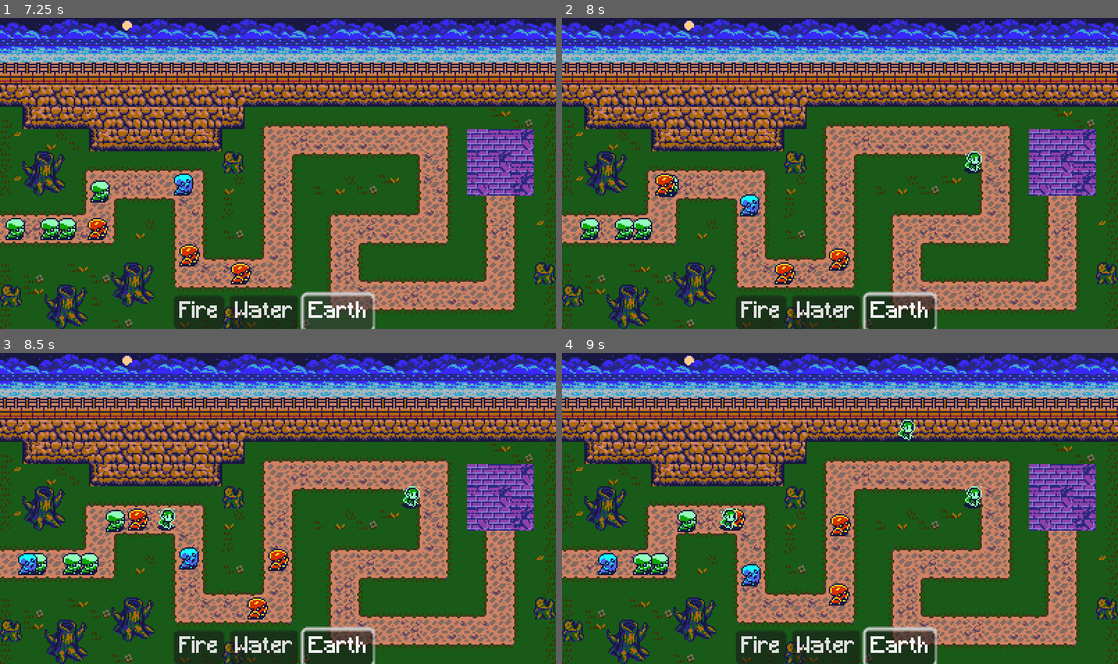
Above: before the commit, frames 1-4 (two rows, left to right).
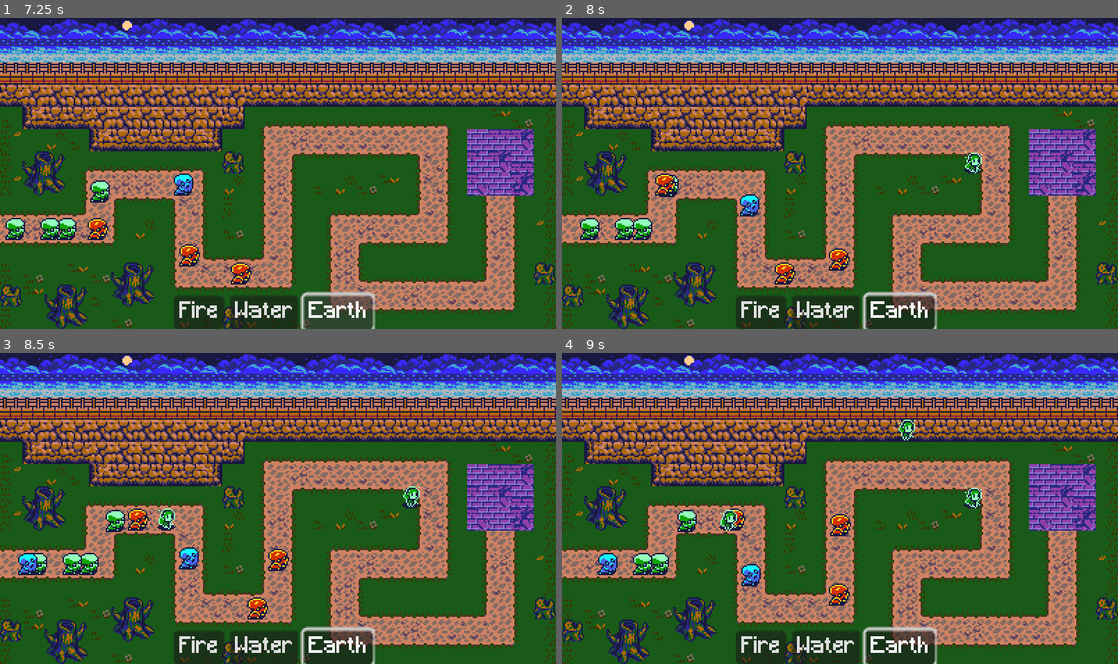
Above: after the commit, the same moments.

Repository: jake6724/tower_defense_jam
Game: Godot game, scene res://scenes/Main.tscn
The game is run twice, just before and just after one commit, with the same random seed, the same clock (stepped at 60 frames per second) and the same inputs.
Inputs (mouse positions are in pixels of both pictures, inside the frame that each line leads up to):
- Up to frame 1 (7.25 s): click "Fire" at 0.5 s; click "Water" at 1.25 s; click "Earth" at 2 s; click "Fire" at 2.75 s; click "Water" at 3.5 s; click "Earth" at 4.25 s; click "Fire" at 5 s; click "Water" at 5.75 s; click "Earth" at 6.5 s
- Up to frame 2 (8 s): move the mouse to (962, 157) at 7.27 s; click (962, 157) at 7.35 s
- Up to frame 3 (8.5 s): drag from (166, 524) to (278, 595) at 8.02 s
- Up to frame 4 (9 s): move the mouse to (895, 440) at 8.77 s; tap D (move_camera_right) at 8.85 s; click (895, 440) at 8.92 s

Frame 1 is identical in both runs. In frame 2, 0.1% of the frame differs, in the area x 72-76%, y 42-50%; in frame 3, less than 0.1%; in frame 4, 0.2%, in the area x 28-76%, y 24-58%.
Error before the commit: Cannot call method 'play' on a null value. (res://scripts/towers/tower.gd:48)

Commit message:
Add tower idle animations

Diff:
--- a/data/wave_1.tres
+++ b/data/wave_1.tres
@@ -4,4 +4,4 @@
 
 [resource]
 script = ExtResource("1_ixo4d")
-data = Array[int]([2, 1, 0, 0, 2, 2, 0, 2, 1, 0, 0, 1, 2, 0, 0, 0, 0, 0, 0, 0, 0, 0, 0, 0, 0, 0, 0, 0, 0, 0, 0, 0, 0, 0, 0, 0, 0, 0, 0, 0, 0, 0, 0, 0, 0, 0, 0, 0, 0, 0])
+data = Array[int]([2, 1, 0, 0, 2, 2, 0, 2, 1, 0, 0])
--- a/project.godot
+++ b/project.godot
@@ -27,6 +27,8 @@
 window/size/mode=3
 window/stretch/mode="viewport"
 window/stretch/scale_mode="integer"
+window/snap/snap_2d_vertices_to_pixel=false
+window/snap/snap_2d_transforms_to_pixel=false
 
 [input]
 
--- a/scenes/enemies/FireEnemy.tscn
+++ b/scenes/enemies/FireEnemy.tscn
@@ -20,5 +20,3 @@
 z_index = 1
 position = Vector2(8, 8)
 shape = SubResource("CircleShape2D_ikns8")
-
-[node name="AnimationPlayer" type="AnimationPlayer" parent="."]
--- a/scenes/towers/EarthTower.tscn
+++ b/scenes/towers/EarthTower.tscn
@@ -1,10 +1,120 @@
-[gd_scene load_steps=4 format=3 uid="uid://fbdpqm6a86de"]
+[gd_scene load_steps=7 format=3 uid="uid://fbdpqm6a86de"]
 
 [ext_resource type="Script" uid="uid://2cbqjtg2g3gj" path="res://scripts/towers/earth_tower.gd" id="1_kuede"]
-[ext_resource type="Texture2D" uid="uid://dmda72qgk1nbj" path="res://assets/art/sprites/spr_tower_earth.png" id="2_nus1c"]
+[ext_resource type="Texture2D" uid="uid://dh30ocxr6uk5n" path="res://assets/art/sprites/spr_tower_earth_idle.png" id="2_nus1c"]
 
 [sub_resource type="CircleShape2D" id="CircleShape2D_tncdu"]
 radius = 10.4403
+
+[sub_resource type="Animation" id="Animation_nus1c"]
+resource_name = "idle"
+loop_mode = 1
+step = 0.25
+tracks/0/type = "value"
+tracks/0/imported = false
+tracks/0/enabled = true
+tracks/0/path = NodePath("Sprite2D:texture")
+tracks/0/interp = 1
+tracks/0/loop_wrap = true
+tracks/0/keys = {
+"times": PackedFloat32Array(0),
+"transitions": PackedFloat32Array(1),
+"update": 1,
+"values": [ExtResource("2_nus1c")]
+}
+tracks/1/type = "value"
+tracks/1/imported = false
+tracks/1/enabled = true
+tracks/1/path = NodePath("Sprite2D:hframes")
+tracks/1/interp = 1
+tracks/1/loop_wrap = true
+tracks/1/keys = {
+"times": PackedFloat32Array(0),
+"transitions": PackedFloat32Array(1),
+"update": 1,
+"values": [4]
+}
+tracks/2/type = "value"
+tracks/2/imported = false
+tracks/2/enabled = true
+tracks/2/path = NodePath("Sprite2D:vframes")
+tracks/2/interp = 1
+tracks/2/loop_wrap = true
+tracks/2/keys = {
+"times": PackedFloat32Array(0),
+"transitions": PackedFloat32Array(1),
+"update": 1,
+"values": [1]
+}
+tracks/3/type = "value"
+tracks/3/imported = false
+tracks/3/enabled = true
+tracks/3/path = NodePath("Sprite2D:frame")
+tracks/3/interp = 1
+tracks/3/loop_wrap = true
+tracks/3/keys = {
+"times": PackedFloat32Array(0, 0.25, 0.5, 0.75),
+"transitions": PackedFloat32Array(1, 1, 1, 1),
+"update": 1,
+"values": [0, 1, 2, 3]
+}
+
+[sub_resource type="Animation" id="Animation_tncdu"]
+length = 0.001
+tracks/0/type = "value"
+tracks/0/imported = false
+tracks/0/enabled = true
+tracks/0/path = NodePath("Sprite2D:texture")
+tracks/0/interp = 1
+tracks/0/loop_wrap = true
+tracks/0/keys = {
+"times": PackedFloat32Array(0),
+"transitions": PackedFloat32Array(1),
+"update": 1,
+"values": [ExtResource("2_nus1c")]
+}
+tracks/1/type = "value"
+tracks/1/imported = false
+tracks/1/enabled = true
+tracks/1/path = NodePath("Sprite2D:hframes")
+tracks/1/interp = 1
+tracks/1/loop_wrap = true
+tracks/1/keys = {
+"times": PackedFloat32Array(0),
+"transitions": PackedFloat32Array(1),
+"update": 1,
+"values": [4]
+}
+tracks/2/type = "value"
+tracks/2/imported = false
+tracks/2/enabled = true
+tracks/2/path = NodePath("Sprite2D:vframes")
+tracks/2/interp = 1
+tracks/2/loop_wrap = true
+tracks/2/keys = {
+"times": PackedFloat32Array(0),
+"transitions": PackedFloat32Array(1),
+"update": 1,
+"values": [1]
+}
+tracks/3/type = "value"
+tracks/3/imported = false
+tracks/3/enabled = true
+tracks/3/path = NodePath("Sprite2D:frame")
+tracks/3/interp = 1
+tracks/3/loop_wrap = true
+tracks/3/keys = {
+"times": PackedFloat32Array(0),
+"transitions": PackedFloat32Array(1),
+"update": 1,
+"values": [0]
+}
+
+[sub_resource type="AnimationLibrary" id="AnimationLibrary_tncdu"]
+_data = {
+&"RESET": SubResource("Animation_tncdu"),
+&"idle": SubResource("Animation_nus1c")
+}
 
 [node name="EarthTower" type="Node2D"]
 script = ExtResource("1_kuede")
@@ -15,6 +125,7 @@
 scale = Vector2(0.968085, 0.993624)
 texture = ExtResource("2_nus1c")
 centered = false
+hframes = 4
 
 [node name="Area2D" type="Area2D" parent="."]
 
@@ -22,3 +133,8 @@
 position = Vector2(8, 8)
 scale = Vector2(1, 1.04698)
 shape = SubResource("CircleShape2D_tncdu")
+
+[node name="AnimationPlayer" type="AnimationPlayer" parent="."]
+libraries = {
+&"": SubResource("AnimationLibrary_tncdu")
+}
--- a/scenes/towers/FireTower.tscn
+++ b/scenes/towers/FireTower.tscn
@@ -1,10 +1,120 @@
-[gd_scene load_steps=4 format=3 uid="uid://mfpy8qxjx58x"]
+[gd_scene load_steps=7 format=3 uid="uid://mfpy8qxjx58x"]
 
 [ext_resource type="Script" uid="uid://bovy1ah2pivrm" path="res://scripts/towers/fire_tower.gd" id="1_8vcdi"]
-[ext_resource type="Texture2D" uid="uid://npdjrbrabd6a" path="res://assets/placeholders/spr_tower_fire.png" id="2_bfb4r"]
+[ext_resource type="Texture2D" uid="uid://c3em678h7o11n" path="res://assets/art/sprites/spr_tower_fire_idle.png" id="2_bfb4r"]
 
 [sub_resource type="CircleShape2D" id="CircleShape2D_53w0b"]
 radius = 10.4403
+
+[sub_resource type="Animation" id="Animation_53w0b"]
+resource_name = "idle"
+loop_mode = 1
+step = 0.25
+tracks/0/type = "value"
+tracks/0/imported = false
+tracks/0/enabled = true
+tracks/0/path = NodePath("Sprite2D:texture")
+tracks/0/interp = 1
+tracks/0/loop_wrap = true
+tracks/0/keys = {
+"times": PackedFloat32Array(0),
+"transitions": PackedFloat32Array(1),
+"update": 1,
+"values": [ExtResource("2_bfb4r")]
+}
+tracks/1/type = "value"
+tracks/1/imported = false
+tracks/1/enabled = true
+tracks/1/path = NodePath("Sprite2D:hframes")
+tracks/1/interp = 1
+tracks/1/loop_wrap = true
+tracks/1/keys = {
+"times": PackedFloat32Array(0),
+"transitions": PackedFloat32Array(1),
+"update": 1,
+"values": [4]
+}
+tracks/2/type = "value"
+tracks/2/imported = false
+tracks/2/enabled = true
+tracks/2/path = NodePath("Sprite2D:vframes")
+tracks/2/interp = 1
+tracks/2/loop_wrap = true
+tracks/2/keys = {
+"times": PackedFloat32Array(0),
+"transitions": PackedFloat32Array(1),
+"update": 1,
+"values": [1]
+}
+tracks/3/type = "value"
+tracks/3/imported = false
+tracks/3/enabled = true
+tracks/3/path = NodePath("Sprite2D:frame")
+tracks/3/interp = 1
+tracks/3/loop_wrap = true
+tracks/3/keys = {
+"times": PackedFloat32Array(0, 0.25, 0.5, 0.75),
+"transitions": PackedFloat32Array(1, 1, 1, 1),
+"update": 1,
+"values": [0, 1, 2, 3]
+}
+
+[sub_resource type="Animation" id="Animation_bfb4r"]
+length = 0.001
+tracks/0/type = "value"
+tracks/0/imported = false
+tracks/0/enabled = true
+tracks/0/path = NodePath("Sprite2D:texture")
+tracks/0/interp = 1
+tracks/0/loop_wrap = true
+tracks/0/keys = {
+"times": PackedFloat32Array(0),
+"transitions": PackedFloat32Array(1),
+"update": 1,
+"values": [ExtResource("2_bfb4r")]
+}
+tracks/1/type = "value"
+tracks/1/imported = false
+tracks/1/enabled = true
+tracks/1/path = NodePath("Sprite2D:hframes")
+tracks/1/interp = 1
+tracks/1/loop_wrap = true
+tracks/1/keys = {
+"times": PackedFloat32Array(0),
+"transitions": PackedFloat32Array(1),
+"update": 1,
+"values": [4]
+}
+tracks/2/type = "value"
+tracks/2/imported = false
+tracks/2/enabled = true
+tracks/2/path = NodePath("Sprite2D:vframes")
+tracks/2/interp = 1
+tracks/2/loop_wrap = true
+tracks/2/keys = {
+"times": PackedFloat32Array(0),
+"transitions": PackedFloat32Array(1),
+"update": 1,
+"values": [1]
+}
+tracks/3/type = "value"
+tracks/3/imported = false
+tracks/3/enabled = true
+tracks/3/path = NodePath("Sprite2D:frame")
+tracks/3/interp = 1
+tracks/3/loop_wrap = true
+tracks/3/keys = {
+"times": PackedFloat32Array(0),
+"transitions": PackedFloat32Array(1),
+"update": 1,
+"values": [0]
+}
+
+[sub_resource type="AnimationLibrary" id="AnimationLibrary_0mo5k"]
+_data = {
+&"RESET": SubResource("Animation_bfb4r"),
+&"idle": SubResource("Animation_53w0b")
+}
 
 [node name="FireTower" type="Node2D"]
 z_index = 1
@@ -16,10 +126,17 @@
 scale = Vector2(1, 0.995824)
 texture = ExtResource("2_bfb4r")
 centered = false
+hframes = 4
 
 [node name="Area2D" type="Area2D" parent="."]
 
 [node name="CollisionShape2D" type="CollisionShape2D" parent="Area2D"]
+visible = false
 position = Vector2(8, 8)
 scale = Vector2(1, 1.04698)
 shape = SubResource("CircleShape2D_53w0b")
+
+[node name="AnimationPlayer" type="AnimationPlayer" parent="."]
+libraries = {
+&"": SubResource("AnimationLibrary_0mo5k")
+}
--- a/scenes/towers/WaterTower.tscn
+++ b/scenes/towers/WaterTower.tscn
@@ -1,10 +1,96 @@
-[gd_scene load_steps=4 format=3 uid="uid://d1tpevjl5vidt"]
+[gd_scene load_steps=7 format=3 uid="uid://d1tpevjl5vidt"]
 
 [ext_resource type="Script" uid="uid://bs1crrmnj0jcg" path="res://scripts/towers/water_tower.gd" id="1_vodop"]
-[ext_resource type="Texture2D" uid="uid://bj7sm470wvn3" path="res://assets/art/sprites/spr_tower_water.png" id="2_i5ies"]
+[ext_resource type="Texture2D" uid="uid://bl0s2x653xn2u" path="res://assets/art/sprites/spr_tower_water_idle.png" id="2_i5ies"]
 
 [sub_resource type="CircleShape2D" id="CircleShape2D_5t26u"]
 radius = 10.4403
+
+[sub_resource type="Animation" id="Animation_i5ies"]
+resource_name = "idle"
+loop_mode = 1
+step = 0.25
+tracks/0/type = "value"
+tracks/0/imported = false
+tracks/0/enabled = true
+tracks/0/path = NodePath("Sprite2D:texture")
+tracks/0/interp = 1
+tracks/0/loop_wrap = true
+tracks/0/keys = {
+"times": PackedFloat32Array(0),
+"transitions": PackedFloat32Array(1),
+"update": 1,
+"values": [ExtResource("2_i5ies")]
+}
+tracks/1/type = "value"
+tracks/1/imported = false
+tracks/1/enabled = true
+tracks/1/path = NodePath("Sprite2D:hframes")
+tracks/1/interp = 1
+tracks/1/loop_wrap = true
+tracks/1/keys = {
+"times": PackedFloat32Array(0),
+"transitions": PackedFloat32Array(1),
+"update": 1,
+"values": [4]
+}
+tracks/2/type = "value"
+tracks/2/imported = false
+tracks/2/enabled = true
+tracks/2/path = NodePath("Sprite2D:frame")
+tracks/2/interp = 1
+tracks/2/loop_wrap = true
+tracks/2/keys = {
+"times": PackedFloat32Array(0, 0.25, 0.5, 0.75),
+"transitions": PackedFloat32Array(1, 1, 1, 1),
+"update": 1,
+"values": [0, 1, 2, 3]
+}
+
+[sub_resource type="Animation" id="Animation_5t26u"]
+length = 0.001
+tracks/0/type = "value"
+tracks/0/imported = false
+tracks/0/enabled = true
+tracks/0/path = NodePath("Sprite2D:texture")
+tracks/0/interp = 1
+tracks/0/loop_wrap = true
+tracks/0/keys = {
+"times": PackedFloat32Array(0),
+"transitions": PackedFloat32Array(1),
+"update": 1,
+"values": [ExtResource("2_i5ies")]
+}
+tracks/1/type = "value"
+tracks/1/imported = false
+tracks/1/enabled = true
+tracks/1/path = NodePath("Sprite2D:hframes")
+tracks/1/interp = 1
+tracks/1/loop_wrap = true
+tracks/1/keys = {
+"times": PackedFloat32Array(0),
+"transitions": PackedFloat32Array(1),
+"update": 1,
+"values": [4]
+}
+tracks/2/type = "value"
+tracks/2/imported = false
+tracks/2/enabled = true
+tracks/2/path = NodePath("Sprite2D:frame")
+tracks/2/interp = 1
+tracks/2/loop_wrap = true
+tracks/2/keys = {
+"times": PackedFloat32Array(0),
+"transitions": PackedFloat32Array(1),
+"update": 1,
+"values": [0]
+}
+
+[sub_resource type="AnimationLibrary" id="AnimationLibrary_5t26u"]
+_data = {
+&"RESET": SubResource("Animation_5t26u"),
+&"idle": SubResource("Animation_i5ies")
+}
 
 [node name="WaterTower" type="Node2D"]
 script = ExtResource("1_vodop")
@@ -15,6 +101,7 @@
 scale = Vector2(1, 0.996337)
 texture = ExtResource("2_i5ies")
 centered = false
+hframes = 4
 
 [node name="Area2D" type="Area2D" parent="."]
 
@@ -22,3 +109,8 @@
 position = Vector2(8, 8)
 scale = Vector2(1, 1.04698)
 shape = SubResource("CircleShape2D_5t26u")
+
+[node name="AnimationPlayer" type="AnimationPlayer" parent="."]
+libraries = {
+&"": SubResource("AnimationLibrary_5t26u")
+}
Not shown, changed: docs/index.html
Not shown, changed: docs/index.pck
